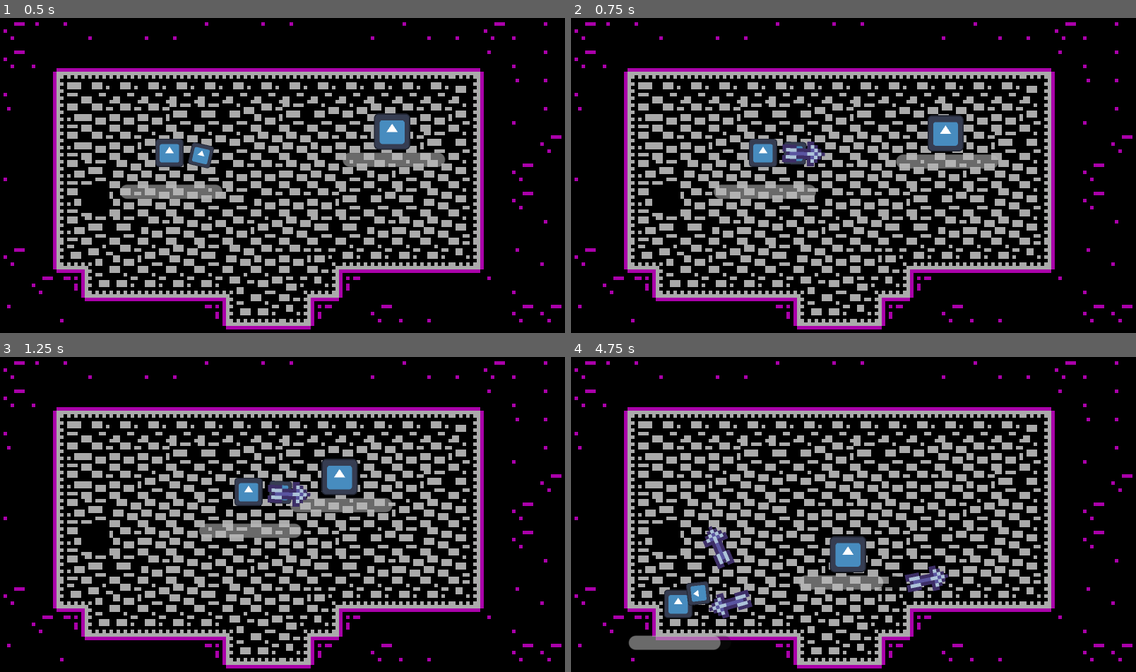
Above: before the commit, frames 1-4 (two rows, left to right).
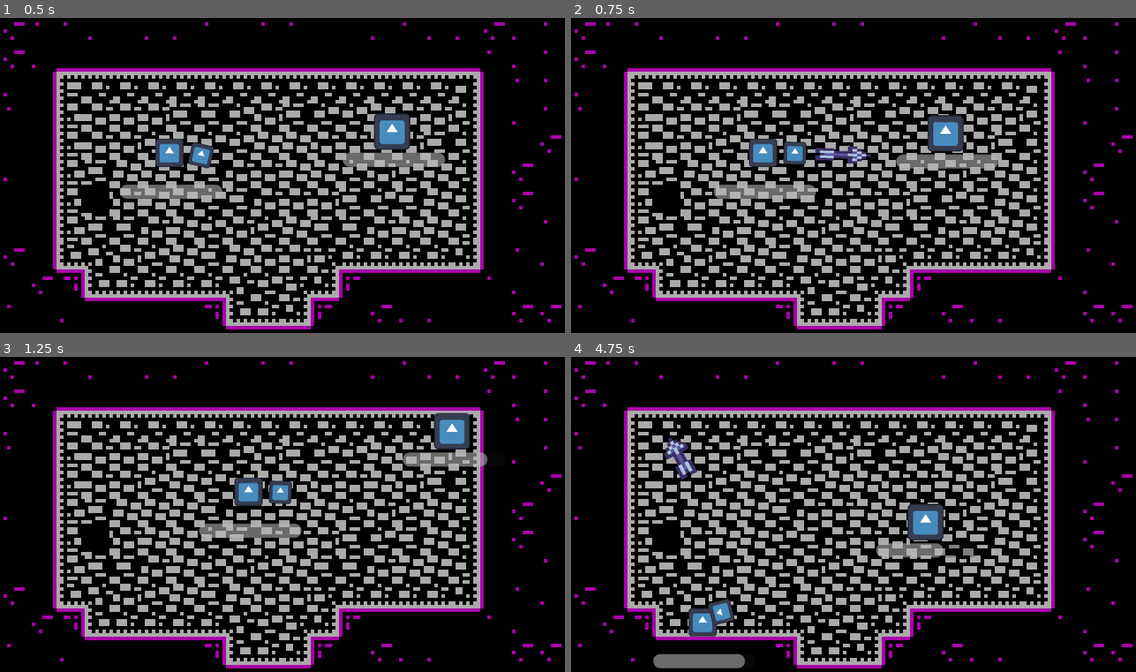
Above: after the commit, the same moments.

Repository: Renan-G-projec/DungeonWarrior
Game: Godot game, scene res://scenes/main.tscn
The game is run twice, just before and just after one commit, with the same random seed, the same clock (stepped at 60 frames per second) and the same inputs. The engine's default icon, where the game draws it, is replaced by a stand-in: a white triangle on a blue panel in a dark square.
Inputs (mouse positions are in pixels of both pictures, inside the frame that each line leads up to):
- Up to frame 1 (0.5 s): no input
- Up to frame 2 (0.75 s): tap Enter at 0.5 s; move the mouse to (977, 159) at 0.52 s; hold D (walk_right) from 0.53 s (still down); click (977, 159) at 0.6 s
- Up to frame 3 (1.25 s): keep holding D (walk_right)
- Up to frame 4 (4.75 s): move the mouse to (740, 530) at 1.27 s; release D (walk_right) at 1.28 s; hold S (walk_down) 1.28-2.03 s; tap E (Interact) at 1.35 s; click (740, 530) at 1.55 s; move the mouse to (910, 442) at 2.02 s; hold D (walk_right) 2.03-2.78 s; click (910, 442) at 2.1 s; move the mouse to (825, 577) at 2.77 s; hold W (walk_up) 2.78-3.53 s; tap Alt at 2.85 s; click (825, 577) at 3.05 s; move the mouse to (1023, 561) at 3.52 s; hold A (walk_left) from 3.53 s (still down); tap Shift at 3.6 s; click (1023, 561) at 3.8 s; move the mouse to (684, 464) at 4.27 s; click (684, 464) at 4.35 s

Frame 1 is identical in both runs. In frame 2, 0.6% of the frame differs, in the area x 37-54%, y 39-48%; in frame 3, 2.7%; in frame 4, 6.4%, in the area x 10-72%, y 25-99%.
Error before the commit: Out of bounds get index '0' (on base: 'Array[Node2D]') (res://features/map/door.gd:13)

Commit message:
feat: Added squash effect to arrow. AMDG

Diff:
--- a/features/enemies/enemy_base.tscn
+++ b/features/enemies/enemy_base.tscn
@@ -13,6 +13,7 @@
 
 [node name="EnemyBase" type="CharacterBody2D" unique_id=651179315]
 collision_layer = 2
+collision_mask = 17
 script = ExtResource("1_b8rtt")
 
 [node name="Sprite" type="Sprite2D" parent="." unique_id=1142973533]
--- a/features/map/door.gd
+++ b/features/map/door.gd
@@ -10,6 +10,7 @@
 
 func _process(delta: float) -> void:
 	if !Input.is_action_just_pressed("Interact"): return
+	if !has_overlapping_bodies(): return
 	var player: Player = get_overlapping_bodies()[0] as Player
 
 	assert(player != null, "Error: another object is in the player layer and the player tryed to interact with the door.")
--- a/features/player/player.tscn
+++ b/features/player/player.tscn
@@ -23,6 +23,9 @@
 [node name="CollisionShape2D" type="CollisionShape2D" parent="." unique_id=82784212]
 shape = SubResource("RectangleShape2D_d1p6d")
 
+[node name="Bow" parent="." unique_id=148830378 instance=ExtResource("5_6xbq4")]
+position = Vector2(6, 0)
+
 [node name="HealthComponent" type="Node" parent="." unique_id=937912766]
 script = ExtResource("3_emvbc")
 max_life = 80.0
@@ -30,16 +33,13 @@
 has_iframes = true
 metadata/_custom_type_script = "uid://c7gd8nrwsduhk"
 
+[node name="Knockback" type="Node" parent="." unique_id=281451004]
+script = ExtResource("6_y2cyt")
+
 [node name="Lifebar" parent="." unique_id=1262679545 node_paths=PackedStringArray("bind_health_component") instance=ExtResource("4_i250s")]
 offset_top = 9.0
 offset_bottom = 9.0
 bind_health_component = NodePath("../HealthComponent")
 
-[node name="Bow" parent="." unique_id=148830378 instance=ExtResource("5_6xbq4")]
-position = Vector2(6, 0)
-
-[node name="Knockback" type="Node" parent="." unique_id=281451004]
-script = ExtResource("6_y2cyt")
-
 [connection signal="ammo_changed" from="Bow" to="." method="_on_bow_ammo_changed"]
 [connection signal="started_recharging" from="Bow" to="." method="_on_bow_started_recharging"]
--- a/features/weapons/bullet_weapon.gd
+++ b/features/weapons/bullet_weapon.gd
@@ -35,6 +35,8 @@
 	instantiated_bullet.velocity = _to_mouse().normalized() * bullet_velocity
 	instantiated_bullet.global_position = %BulletSpawn.global_position
 	instantiated_bullet.global_rotation = global_rotation
+	instantiated_bullet.scale = Vector2(1.4, 0.6)
+	instantiated_bullet.create_tween().tween_property(instantiated_bullet, "scale", Vector2.ONE, min(0.4, 0.01 * bullet_velocity)).set_trans(Tween.TRANS_QUAD)
 
 	_is_on_cooldown = true
 	ammo -= 1
--- a/features/weapons/weapons/bow.tscn
+++ b/features/weapons/weapons/bow.tscn
@@ -5,6 +5,7 @@
 
 [node name="Bow" unique_id=148830378 instance=ExtResource("1_vbkvu")]
 bullet = ExtResource("2_pvikp")
+bullet_velocity = 128.0
 
 [node name="RechargeCooldown" parent="." index="3" unique_id=652784013]
 wait_time = 0.8
--- a/project.godot
+++ b/project.godot
@@ -21,6 +21,8 @@
 
 window/size/viewport_width=160
 window/size/viewport_height=90
+window/size/window_width_override=1280
+window/size/window_height_override=720
 window/stretch/mode="canvas_items"
 window/stretch/aspect="expand"
 
